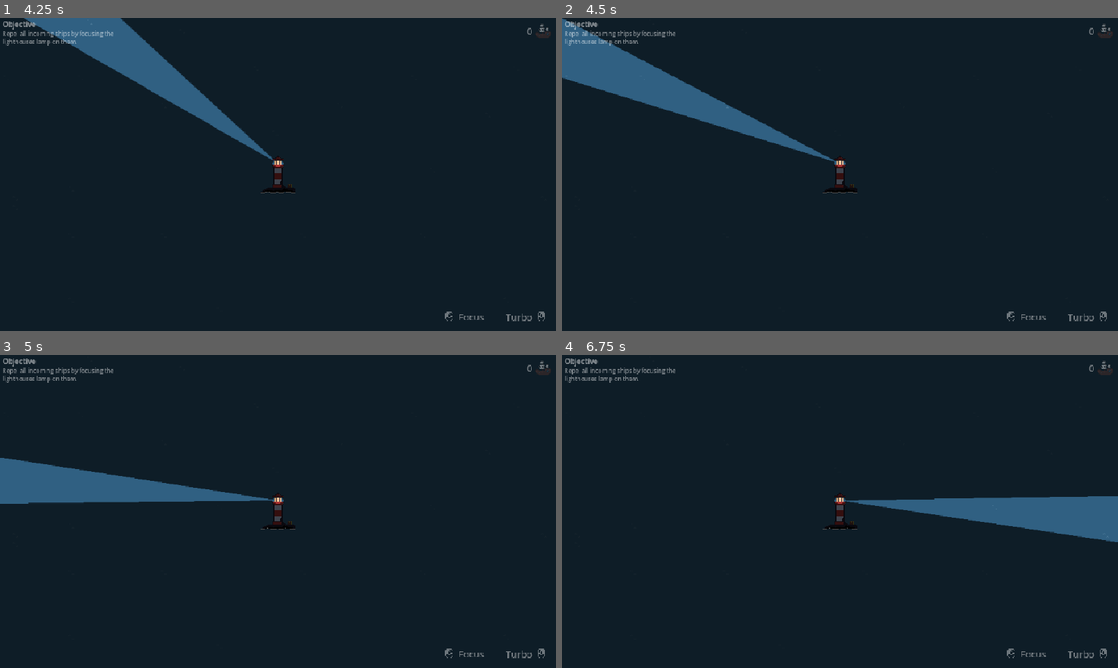
Above: before the commit, frames 1-4 (two rows, left to right).
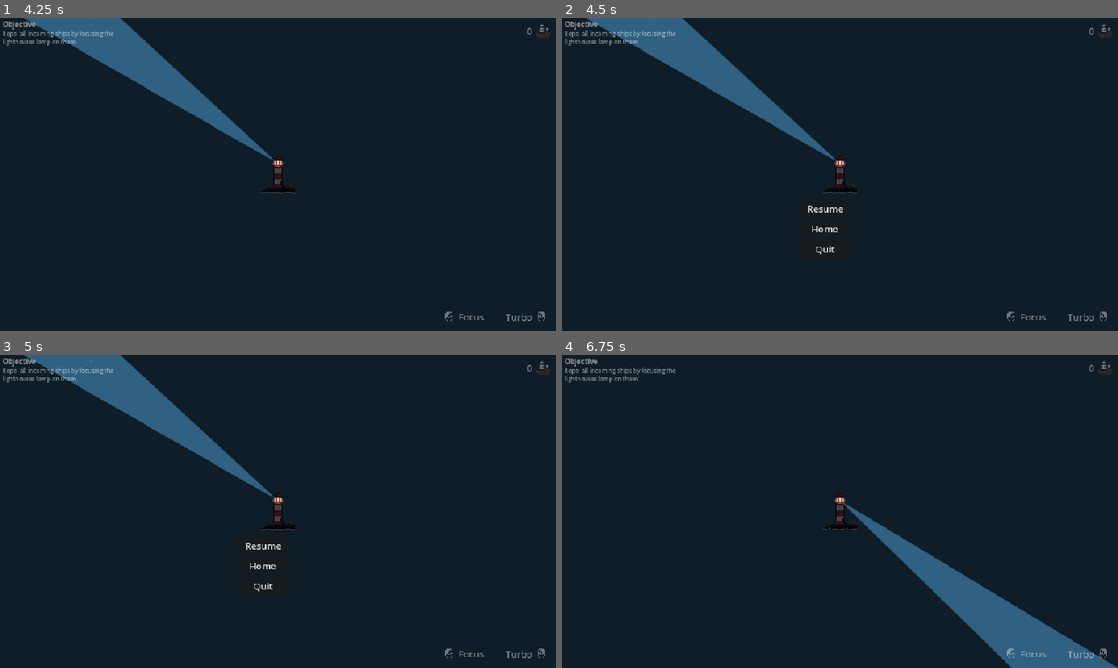
Above: after the commit, the same moments.

Repository: Luffiez/LudumDare59
Game: Godot game, scene res://Scenes/Levels/Game.tscn
Same seed, same stepped clock (60 frames per second), same inputs: the game is played once before the commit and once after it.
Inputs (mouse positions are in pixels of both pictures, inside the frame that each line leads up to):
- Up to frame 1 (4.25 s): move the mouse to (400, 158) at 0.52 s; hold Right mouse button (speed) 0.53-1.28 s; move the mouse to (166, 190) at 1.27 s; click (166, 190) at 1.35 s; move the mouse to (333, 105) at 2.02 s; hold Right mouse button (speed) 2.03-2.78 s; move the mouse to (250, 237) at 2.77 s; click (250, 237) at 2.85 s; move the mouse to (444, 221) at 3.52 s; hold Right mouse button (speed) from 3.53 s (still down); tap Escape (ui_cancel) at 4.15 s
- Up to frame 2 (4.5 s): move the mouse to (673, 127) at 4.27 s; release Right mouse button (speed) at 4.28 s; click (673, 127) at 4.35 s
- Up to frame 3 (5 s): no input
- Up to frame 4 (6.75 s): click (823, 545) at 5 s, where only the run after the commit has a clickable "Resume"; move the mouse to (867, 511) at 5.77 s; hold Right mouse button (speed) 5.78-6.53 s; move the mouse to (756, 433) at 6.52 s; click (756, 433) at 6.6 s

Frame 1 is identical in both runs. In frame 2, 9.1% of the frame differs, in the area x 0-51%, y 0-76%; in frame 3, 8.0%; in frame 4, 8.9%.

Commit message:
pause menu

Diff:
--- a/ludum-dare-59/Scenes/Levels/MainMenu.tscn
+++ b/ludum-dare-59/Scenes/Levels/MainMenu.tscn
@@ -77,6 +77,7 @@
 [node name="Camera2D" type="Camera2D" parent="." unique_id=1195218309]
 
 [node name="MainMenuUi" parent="." unique_id=1454055682 instance=ExtResource("1_i26rj")]
+game_scene_path = "uid://ce1i6fqv4rw1j"
 clickSfx = ExtResource("5_cwjnk")
 bgm = ExtResource("5_0t1wx")
 
--- a/ludum-dare-59/Scenes/controls_ui.tscn
+++ b/ludum-dare-59/Scenes/controls_ui.tscn
@@ -4,6 +4,7 @@
 [ext_resource type="Texture2D" uid="uid://lbtsay5r0ff" path="res://sprites/mouse_left_outline.png" id="1_drr47"]
 [ext_resource type="Texture2D" uid="uid://cm7112hlkknju" path="res://sprites/mouse_right_outline.png" id="1_rqqra"]
 [ext_resource type="Texture2D" uid="uid://b7lay3dxdnwc1" path="res://sprites/pirateBoatIcon.png" id="4_6khg8"]
+[ext_resource type="Script" uid="uid://b5nwlboratql3" path="res://Scenes/pause_menu.gd" id="5_rgkbf"]
 
 [node name="GameUI" type="Control" unique_id=1060063773 node_paths=PackedStringArray("screen_center", "game_over_text", "objective_text", "buttons_end", "buttons_end2", "scoreButton", "inputSpeedButton", "inputFocusButton", "game_over_buttons", "quit_button", "retry_button")]
 layout_mode = 3
@@ -151,6 +152,41 @@
 layout_mode = 2
 text = "Quit"
 
+[node name="Pause Menu" type="VBoxContainer" parent="CanvasLayer" unique_id=1046735351 node_paths=PackedStringArray("button_target", "resume_button", "home_button", "quit_button")]
+anchors_preset = 8
+anchor_left = 0.5
+anchor_top = 0.5
+anchor_right = 0.5
+anchor_bottom = 0.5
+offset_left = -71.0
+offset_top = 348.0
+offset_right = 19.28003
+offset_bottom = 449.70862
+grow_horizontal = 2
+grow_vertical = 2
+pivot_offset_ratio = Vector2(0.5, 0.5)
+alignment = 1
+script = ExtResource("5_rgkbf")
+button_target = NodePath("../Buttons_end2")
+resume_button = NodePath("Resume")
+home_button = NodePath("Home")
+quit_button = NodePath("Quit")
+home_scene_path = "uid://cg0wf5khe7k2b"
+
+[node name="Resume" type="Button" parent="CanvasLayer/Pause Menu" unique_id=91850421]
+layout_mode = 2
+localize_numeral_system = false
+text = "Resume"
+
+[node name="Home" type="Button" parent="CanvasLayer/Pause Menu" unique_id=1593216739]
+layout_mode = 2
+localize_numeral_system = false
+text = "Home"
+
+[node name="Quit" type="Button" parent="CanvasLayer/Pause Menu" unique_id=537332614]
+layout_mode = 2
+text = "Quit"
+
 [node name="Buttons_end" type="RichTextLabel" parent="CanvasLayer" unique_id=1555182682]
 anchors_preset = 8
 anchor_left = 0.5
--- /dev/null
+++ b/ludum-dare-59/Scenes/pause_menu.gd
@@ -0,0 +1,42 @@
+extends VBoxContainer
+
+@export var button_target : RichTextLabel
+@export var resume_button : Button
+@export var home_button : Button
+@export var quit_button : Button
+@export_file("*.tscn") var home_scene_path: String
+
+var startPos : Vector2
+
+var paused : bool = false
+
+# Called when the node enters the scene tree for the first time.
+func _ready() -> void:
+	process_mode = Node.PROCESS_MODE_ALWAYS
+	startPos = global_position
+	resume_button.pressed.connect(on_toggle_pause)
+	home_button.pressed.connect(on_home)
+	quit_button.pressed.connect(on_quit)
+
+func _process(delta : float):
+	if Input.is_action_just_released("ui_cancel"):
+		on_toggle_pause()
+
+
+func on_toggle_pause():
+	print("toggle")
+	paused = !paused
+	get_tree().paused = paused
+	var tween := create_tween()
+	tween.set_pause_mode(Tween.TWEEN_PAUSE_PROCESS)
+	var target = button_target.global_position
+	if(!paused):
+		target = startPos
+	tween.tween_property(self, "position", target, 0.25)
+
+func on_home():
+	get_tree().paused = false
+	SceneManager.change_scene(home_scene_path)
+
+func on_quit():
+	SceneManager.quit_game()
--- a/ludum-dare-59/Scripts/main_menu_ui.gd
+++ b/ludum-dare-59/Scripts/main_menu_ui.gd
@@ -1,6 +1,6 @@
 extends Control
 
-@export var gameScene : PackedScene
+@export_file("*.tscn") var game_scene_path: String
 @export var playbutton : Button
 @export var quitbutton : Button
 @export var clickSfx : AudioStream
@@ -13,14 +13,9 @@
 	quitbutton.pressed.connect(OnQuit)
 	playbutton.pressed.connect(OnPlay)
 
-# Called every frame. 'delta' is the elapsed time since the previous frame.
-func _process(delta: float) -> void:
-	pass
-
-
 func OnQuit():
 	SceneManager.quit_game()
 
 func OnPlay():
 	AudioManager.play_sfx(clickSfx)
-	SceneManager.change_scene(gameScene.get_path())
+	SceneManager.change_scene(game_scene_path)
--- a/ludum-dare-59/project.godot
+++ b/ludum-dare-59/project.godot
@@ -46,6 +46,12 @@
 , Object(InputEventJoypadButton,"resource_local_to_scene":false,"resource_name":"","device":-1,"button_index":1,"pressure":0.0,"pressed":false,"script":null)
 ]
 }
+esc={
+"deadzone": 0.2,
+"events": [Object(InputEventJoypadButton,"resource_local_to_scene":false,"resource_name":"","device":-1,"button_index":6,"pressure":0.0,"pressed":false,"script":null)
+, Object(InputEventKey,"resource_local_to_scene":false,"resource_name":"","device":-1,"window_id":0,"alt_pressed":false,"shift_pressed":false,"ctrl_pressed":false,"meta_pressed":false,"pressed":false,"keycode":0,"physical_keycode":4194305,"key_label":0,"unicode":0,"location":0,"echo":false,"script":null)
+]
+}
 
 [physics]
 
Not shown, added: ludum-dare-59/Scenes/pause_menu.gd.uid
